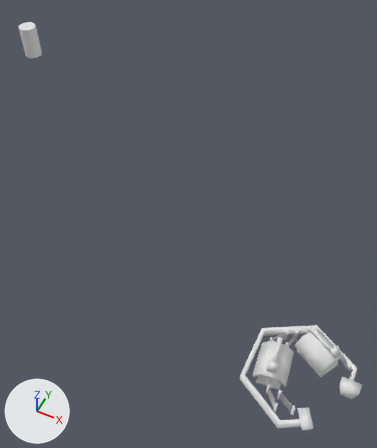
A saved change to the Blender file Graphics/Graphics/AdventureObjects/Village/VillageMesh.blend.
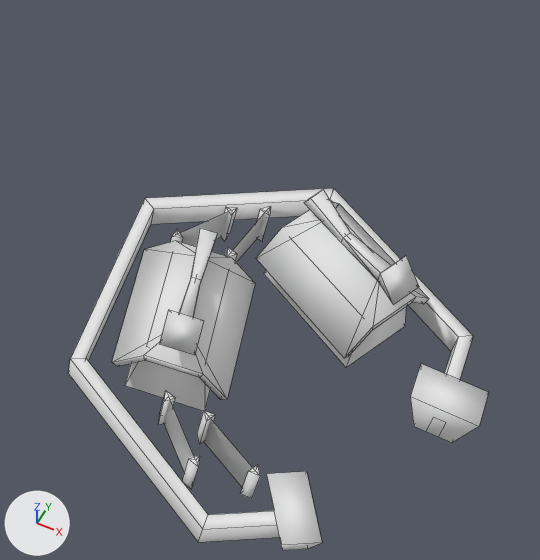
Old and new are each drawn whole from a 50 mm lens placed at (0.13, -4.45, 8.41), pointed at (-3.36, 2.53, -0.32) and again close up on the part from 58% to 100% of the width and 60% to 97% of the height. Every picture has the same lights, and +X, +Y and +Z are marked at lower left. The close-ups show mesh edges as thin lines.

The first close-up shows 'HexCell'.
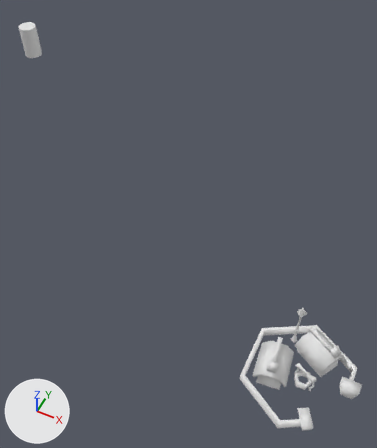
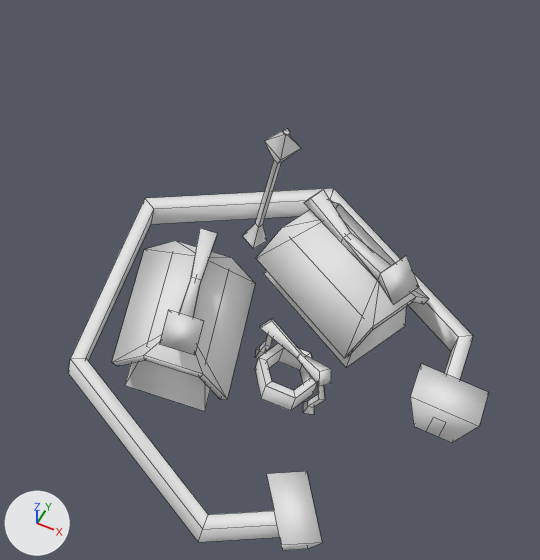
Location of each change, (x1, y1, x2, y2) in pixels of the close-ups (540 x 560 px; the box of a moved part takes in the faces that stretch with it):
'HexCell', reshaped (16% taller)
    before: (68, 188, 489, 551)
    after: (68, 129, 489, 551)
part 1 of me_hexcell, added
    after: (255, 344, 317, 411)
part 2 of me_hexcell, added
    after: (242, 129, 301, 249)
part 3 of me_hexcell, added
    after: (303, 384, 325, 414)
part 4 of me_hexcell, added
    after: (255, 334, 273, 358)
part 5 of me_hexcell, deleted
    before: (158, 207, 260, 499)
part 6 of me_hexcell, moved or reshaped
    before: (233, 206, 271, 263)
    after: (260, 319, 331, 386)

The change, as a list of edits to the scene's bpy script:
```text
Change me_hexcell:
    used by ob_hexcell; location = (0.0, 0.0, 0.0)
    remove me_hexcell.from_pydata(...)  # 220 vertices, 172 faces; spans x -0.87..1.0, y -1.0..1.0, z 0.0..0.71
    add me_hexcell.from_pydata(...)  # 230 vertices, 195 faces; spans x -0.87..1.0, y -1.0..1.0, z 0.0..1.02
    me_hexcell part 1: a new loose piece of 30 vertices spanning x -0.04..0.25, y -0.2..0.06, z 0.0..0.14, in mat_material (its picture is missing)
    me_hexcell part 2: a new loose piece of 24 vertices spanning x -0.37..-0.2, y 0.54..0.72, z 0.0..1.02, in mat_material (its picture is missing)
    me_hexcell part 3: a new loose piece of 16 vertices spanning x 0.22..0.31, y -0.18..-0.1, z 0.0..0.33, in mat_material (its picture is missing)
    me_hexcell part 4: a new loose piece of 16 vertices spanning x -0.07..-0.01, y -0.03..0.05, z 0.0..0.33, in mat_material (its picture is missing)
    me_hexcell part 5: 13 loose pieces with 73 vertices, spanning x -0.65..0.16, y -0.78..0.6, z 0.0..0.26, are deleted
    me_hexcell part 6
    15 vertices are removed from x -0.35..-0.24, y 0.34..0.68, z 0.0..0.26
    8 faces are deleted
    12 vertices are added at x -0.09..0.31, y -0.18..0.05, z 0.27..0.39
    10 new faces join them
```
